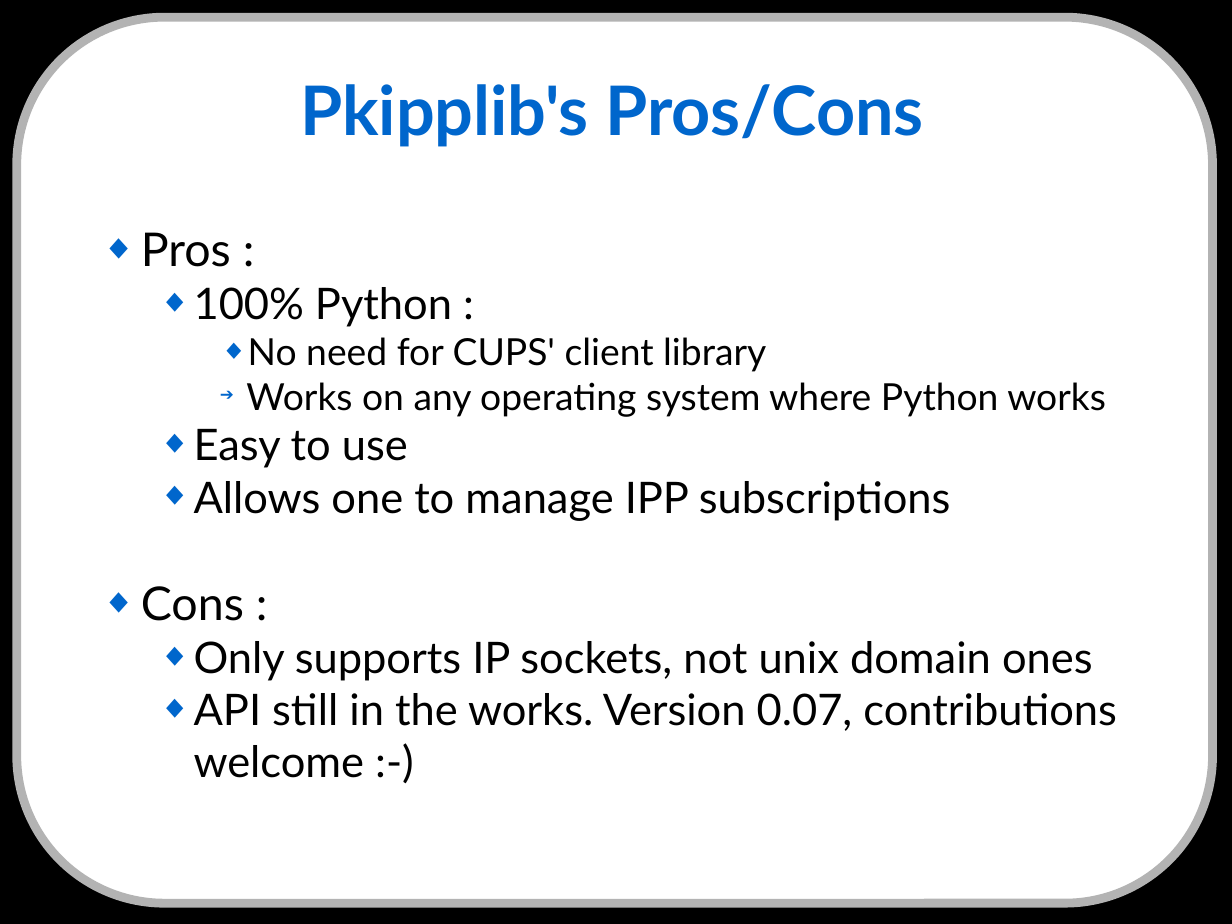
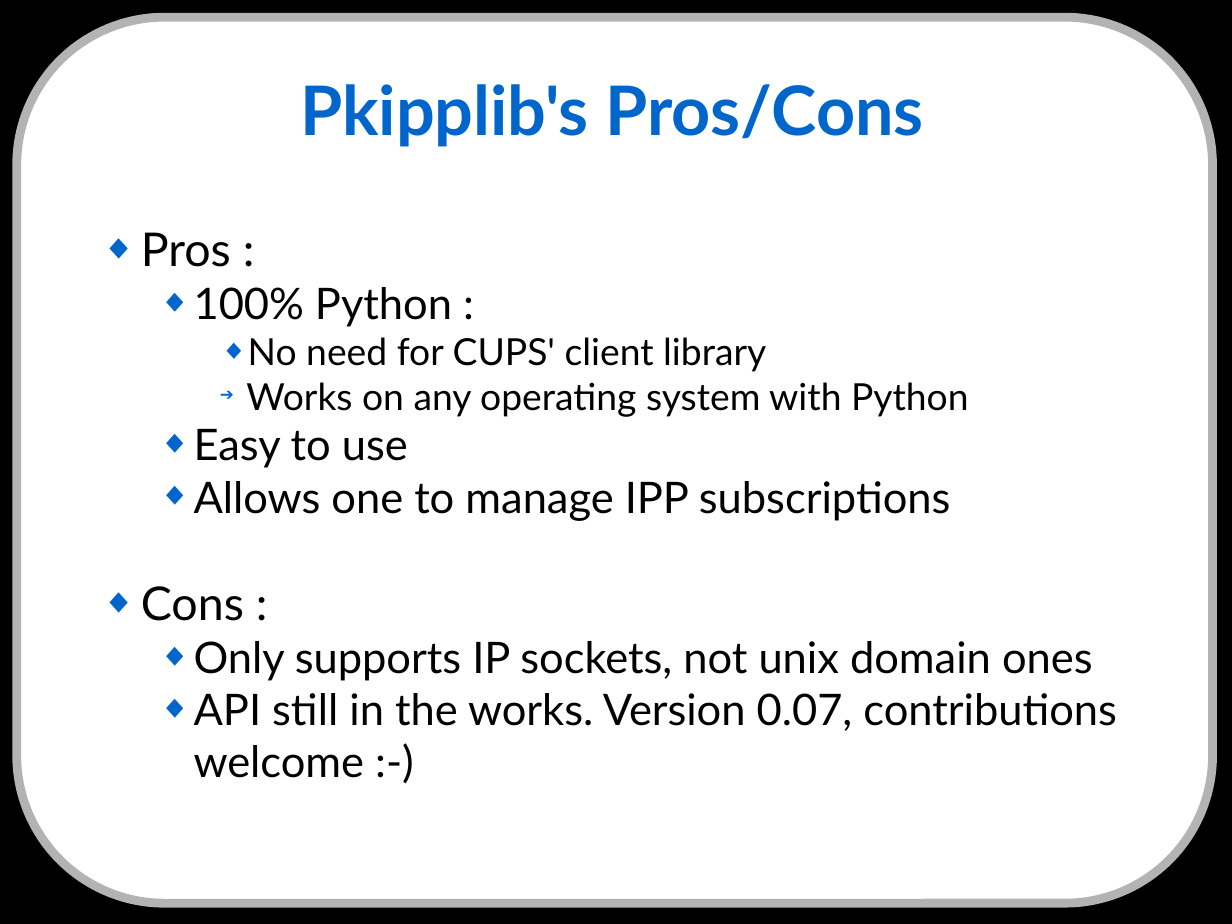
Before and after one commit to cnighswonger/pykota, a slide deck: slide 8 of docs/presentations/english/conference_jm2l2008-20081115.odp. Drawn at 1232x924 pixels with LibreOffice and Linux fonts; fonts in the diff are those of the drawing. Boxes give left, top, right and bottom in pixels: in the first picture for what was removed or moved away, otherwise in the second. Text is boxed around its words. In the diff, an @@ line names an element or a change of style, - is before the commit and + after.

```diff
--- a/docs/presentations/english/conference_jm2l2008-20081115.odp
+++ b/docs/presentations/english/conference_jm2l2008-20081115.odp
@@ text at <box>246,382,969,417</box>: text changed @@
-    ➔ Works on any operating system where Python works
+    ➔ Works on any operating system with Python
```
Also in this commit, not shown: 12 other slides changed, 8 slides added, 8 slides removed.
